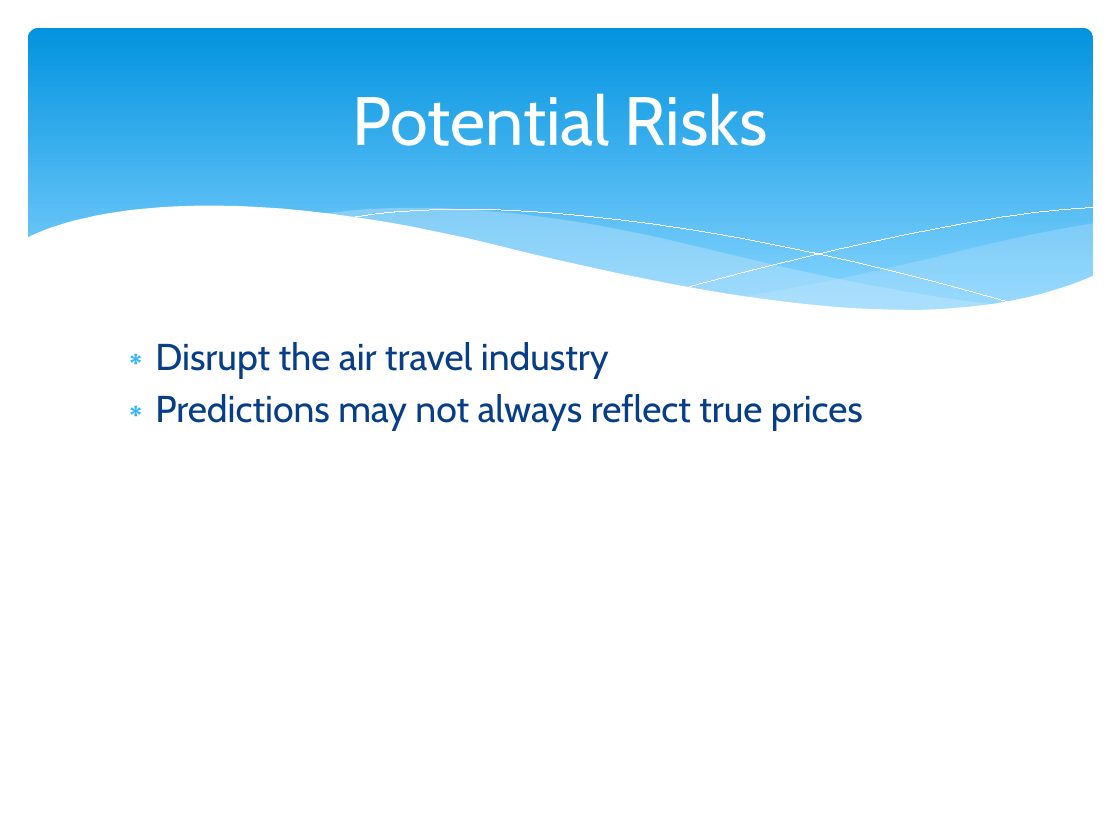
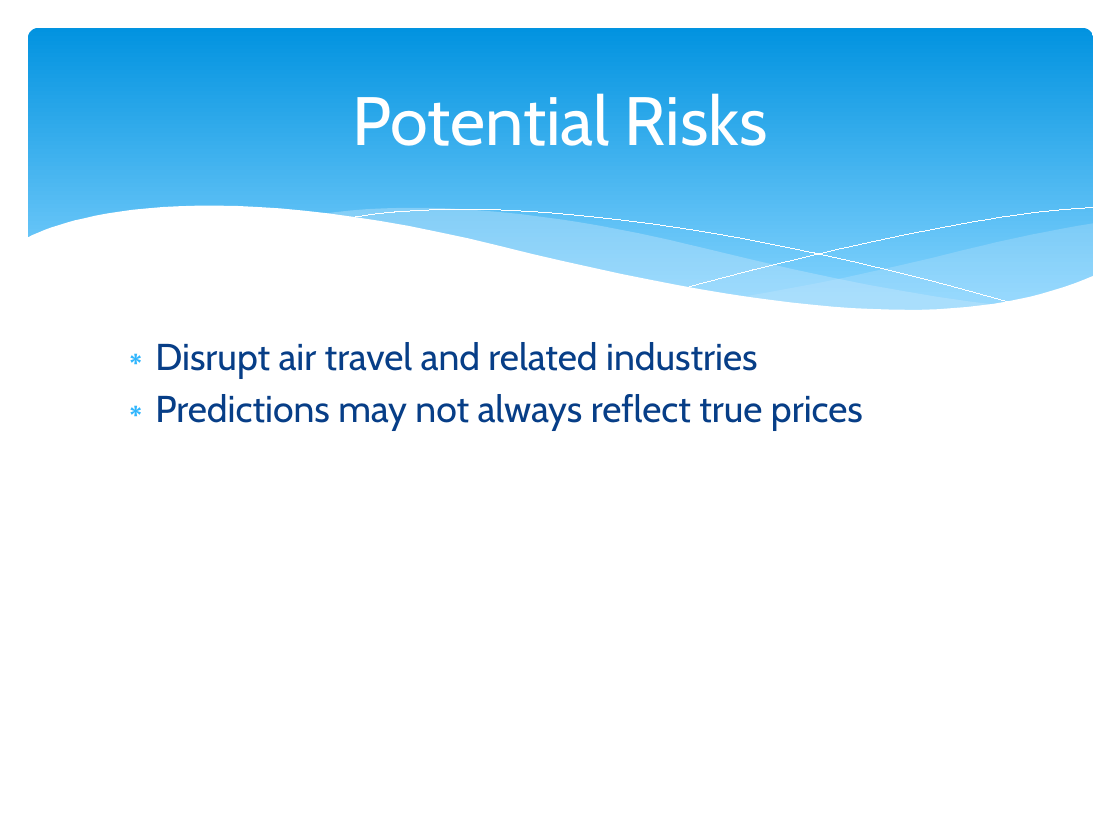
Before and after one commit to jey036/Your-Worst-Nightmare-Segfault, a slide deck: slide 5 of Skyfault.pptx. Drawn at 1120x840 pixels with LibreOffice and Linux fonts; fonts in the diff are those of the drawing. Boxes give left, top, right and bottom in pixels: in the first picture for what was removed or moved away, otherwise in the second. Text is boxed around its words. In the diff, an @@ line names an element or a change of style, - is before the commit and + after.

```diff
--- a/Skyfault.pptx
+++ b/Skyfault.pptx
@@ text at (155,342,758,379): text changed @@
-∗ Disrupt the air travel industry
+∗ Disrupt air travel and related industries
```
Also in this commit, not shown: 1 other slide changed.
